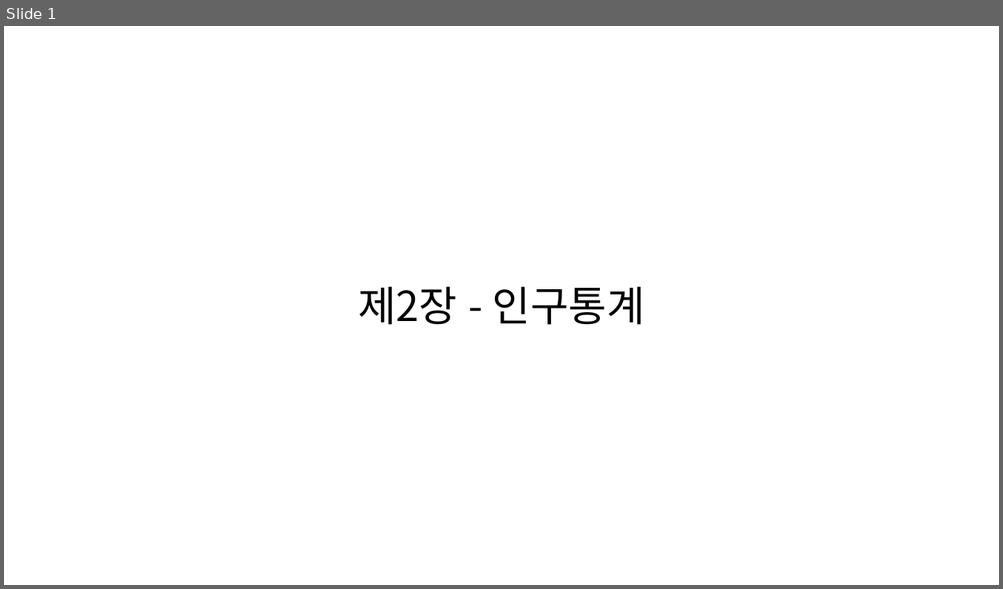
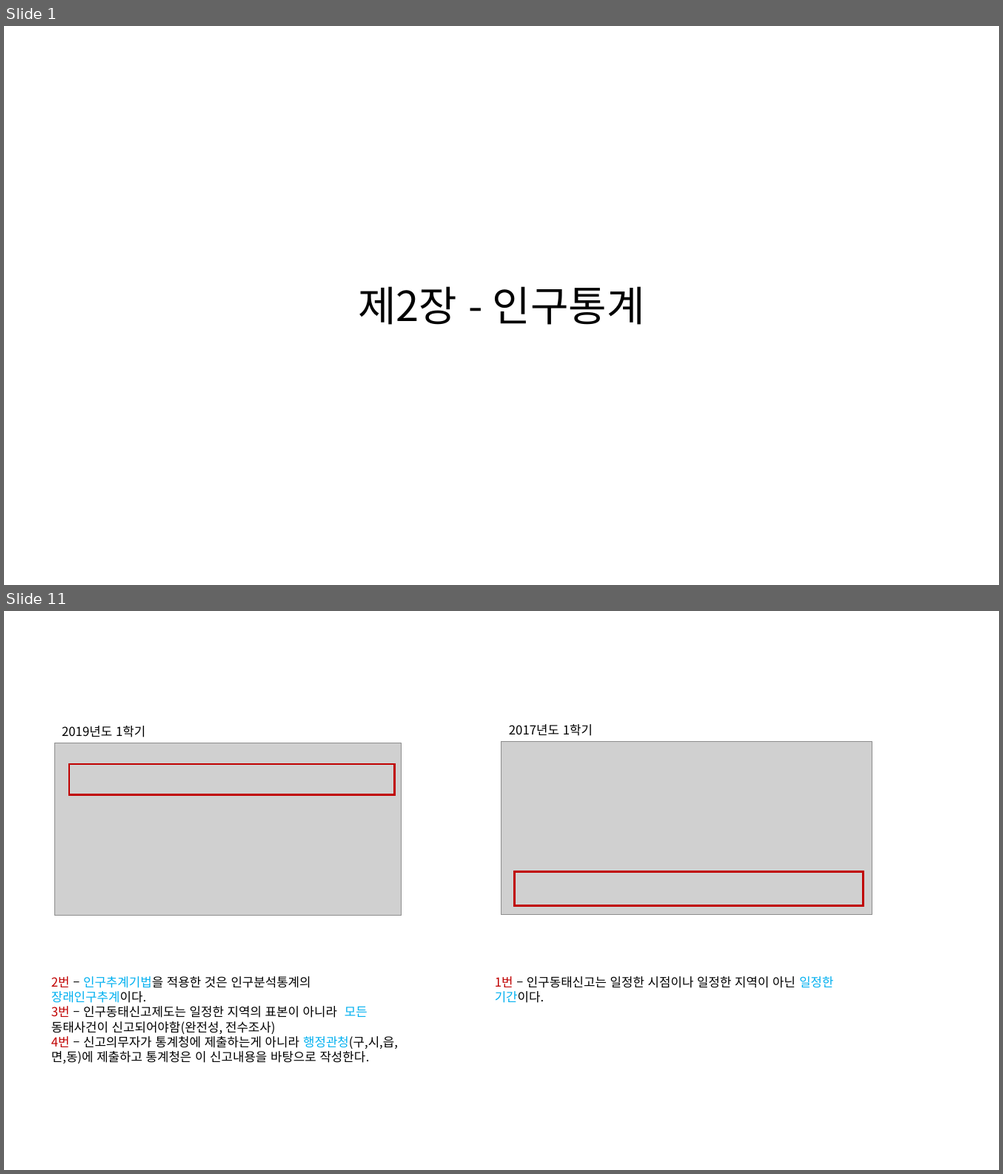
Before and after one commit to KNOU-STUDY/KNOU-UNDERSTANDING-NATIONAL-STATISTICS, a slide deck: previous_question/2장-인구통계.pptx. Shown one above the other, each under a label of ours: slide 1 before the commit, slides 1 and 11 after it; the slides between them are not shown. The pictures are 1003x589 and 1003x1174 pixels, drawn with LibreOffice and Linux fonts; fonts in the diff are those of the drawing; grey boxes stand for pictures. Boxes give left, top, right and bottom in pixels: in the first picture for what was removed or moved away, otherwise in the second. Text is boxed around its words. In the diff, an @@ line names an element or a change of style, - is before the commit and + after.

```diff
--- a/previous_question/2장-인구통계.pptx
+++ b/previous_question/2장-인구통계.pptx
@@ slide 11 added at (x1=4, y1=611, x2=999, y2=1170), background #FFFFFF @@
@@ picture added at (x1=55, y1=743, x2=401, y2=915) @@
@@ text added at (x1=62, y1=726, x2=145, y2=738), 12 pt, text #000000 @@
+2019년도 1학기
@@ picture added at (x1=502, y1=741, x2=873, y2=914) @@
@@ text added at (x1=509, y1=724, x2=592, y2=736), 12 pt, text #000000 @@
+2017년도 1학기
@@ rectangle added at (x1=69, y1=764, x2=394, y2=795), outline #C00000 2 pt @@
@@ rectangle added at (x1=515, y1=872, x2=862, y2=906), outline #C00000 2 pt @@
@@ text added at (x1=51, y1=977, x2=398, y2=1064), 12 pt, text #000000 @@
+2번 – 인구추계기법을 적용한 것은 인구분석통계의 장래인구추계이다.
+3번 – 인구동태신고제도는 일정한 지역의 표본이 아니라 모든 동태사건이 신고되어야함(완전성, 전수조사)
+4번 – 신고의무자가 통계청에 제출하는게 아니라 행정관청(구,시,읍,면,동)에 제출하고 통계청은 이 신고내용을 바탕으로 작성한다.
@@ text added at (x1=495, y1=977, x2=833, y2=1003), 12 pt, text #000000 @@
+1번 – 인구동태신고는 일정한 시점이나 일정한 지역이 아닌 일정한 기간이다.
```
Also in this commit, not shown: 3 slides changed, 8 other slides added, 13 slides removed.
